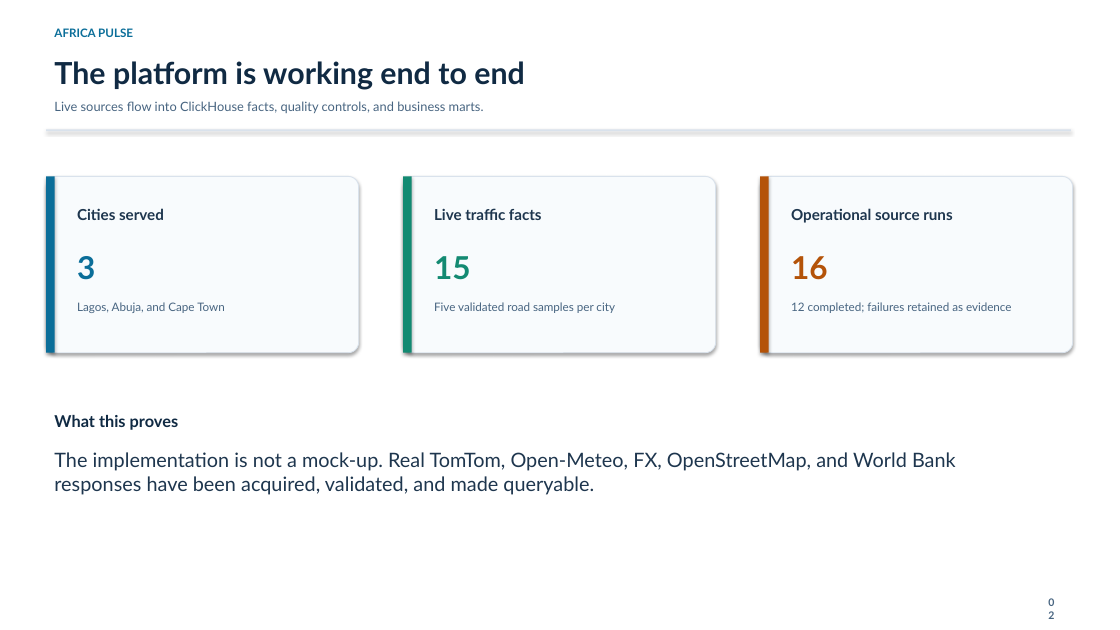
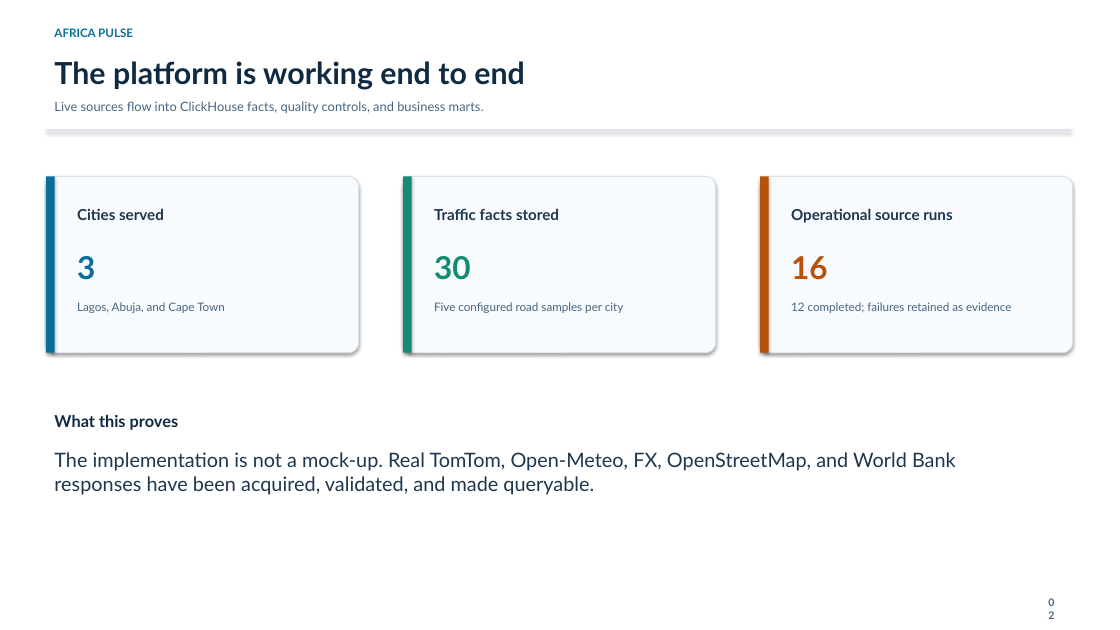
Before and after one commit to Larious/africa-pulse-platform, a slide deck: slide 2 of presentation/Africa_Pulse_Live_Platform_Briefing.pptx. Drawn at 1120x630 pixels with LibreOffice and Linux fonts; fonts in the diff are those of the drawing. Boxes give left, top, right and bottom in pixels: in the first picture for what was removed or moved away, otherwise in the second. Text is boxed around its words. In the diff, an @@ line names an element or a change of style, - is before the commit and + after.

Commit message:
Add presentation defense guide and live deck status

```diff
--- a/presentation/Africa_Pulse_Live_Platform_Briefing.pptx
+++ b/presentation/Africa_Pulse_Live_Platform_Briefing.pptx
@@ text at (434,208,559,220): text changed @@
-Live traffic facts
+Traffic facts stored
@@ text at (434,256,471,280): text changed @@
-15
+30
@@ text at (434,302,624,313): text changed @@
-Five validated road samples per city
+Five configured road samples per city
```
Also in this commit, not shown: 1 other slide changed, 3 other files.
